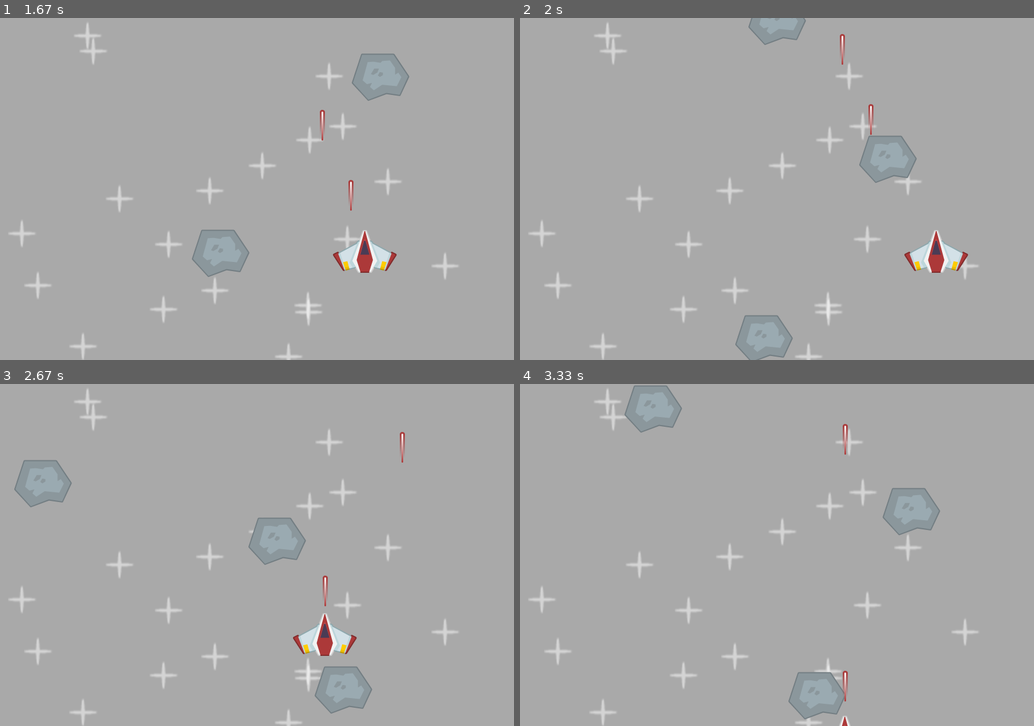
Above: before the commit, frames 1-4 (two rows, left to right).
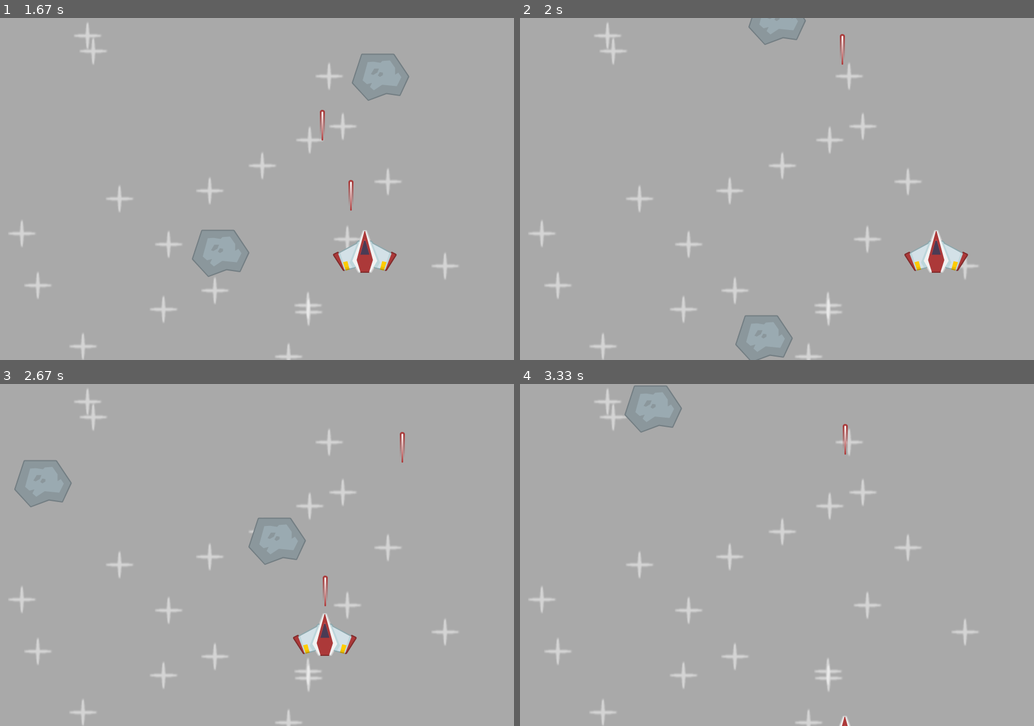
Above: after the commit, the same moments.

Repository: NoSpaceWhy/Space-invaders-pygame
Game: pygame game, started from main.py
Two runs of this game, one before a commit and one after it. Both use one fixed random seed, a clock stepped at 60 frames per second and the inputs below.
Inputs:
- Up to frame 1 (1.67 s): tap Space at 0.33, 0.73, 1.03, 1.23, 1.57 s; hold Right 0.67-1.13 s; hold Up 1.17-1.47 s; hold Right from 1.5 s (still down)
- Up to frame 2 (2 s): tap Space at 1.87 s; release Right at 1.97 s
- Up to frame 3 (2.67 s): hold Left 2-2.53 s; tap Space at 2.07, 2.37, 2.63 s; hold Down from 2.57 s (still down)
- Up to frame 4 (3.33 s): release Down at 2.87 s; hold Down 2.9-3.3 s; tap Space at 2.97, 3.27 s

Frame 1 is identical in both runs. In frame 2, 0.8% of the frame differs, in the area x 66-78%, y 25-49%; in frame 3, 0.7%; in frame 4, 1.5%, in the area x 52-82%, y 30-98%.

Commit message:
game mechanics set after 2 days, yes, 2 days with procrastination

Diff:
--- a/main.py
+++ b/main.py
@@ -30,7 +30,7 @@
 
         recent_keys = pygame.key.get_just_pressed()
         if recent_keys[pygame.K_SPACE] and self.can_shoot:
-            Laser(laser_surf, self.rect.midtop, all_sprite)
+            Laser(laser_surf, self.rect.midtop, (all_sprite, laser_sprites))
             self.can_shoot = False
             self.laser_shoot_time = pygame.time.get_ticks()
 
@@ -69,6 +69,17 @@
         if pygame.time.get_ticks() - self.start_time >= self.lifetime:
             self.kill()
 
+def collision():
+    global running
+    collison_sprites = pygame.sprite.spritecollide(player, meteor_sprites, True)
+    if collison_sprites:
+        running = False
+
+    for laser in laser_sprites:
+        collided_sprites = pygame.sprite.spritecollide(laser, meteor_sprites, True)
+        if collided_sprites:
+            laser.kill()
+
 pygame.init()
 
 height = 600
@@ -84,6 +95,8 @@
 meteor_surf = pygame.image.load('images/meteor.png').convert_alpha()
 
 all_sprite = pygame.sprite.Group()
+meteor_sprites = pygame.sprite.Group()
+laser_sprites = pygame.sprite.Group()
 
 # sprite
 for i in range(20):
@@ -105,10 +118,11 @@
             running = False
         if event.type == meteor_event:
             x, y = randint(0, width), randint(-200 , -100)
-            Meteor(all_sprite, meteor_surf, (x, y))
+            Meteor((all_sprite, meteor_sprites), meteor_surf, (x, y))
 
     # update
     all_sprite.update(dt)
+    collision()
 
     # drawings
     screen.fill('Dark gray') # this should be first shown
